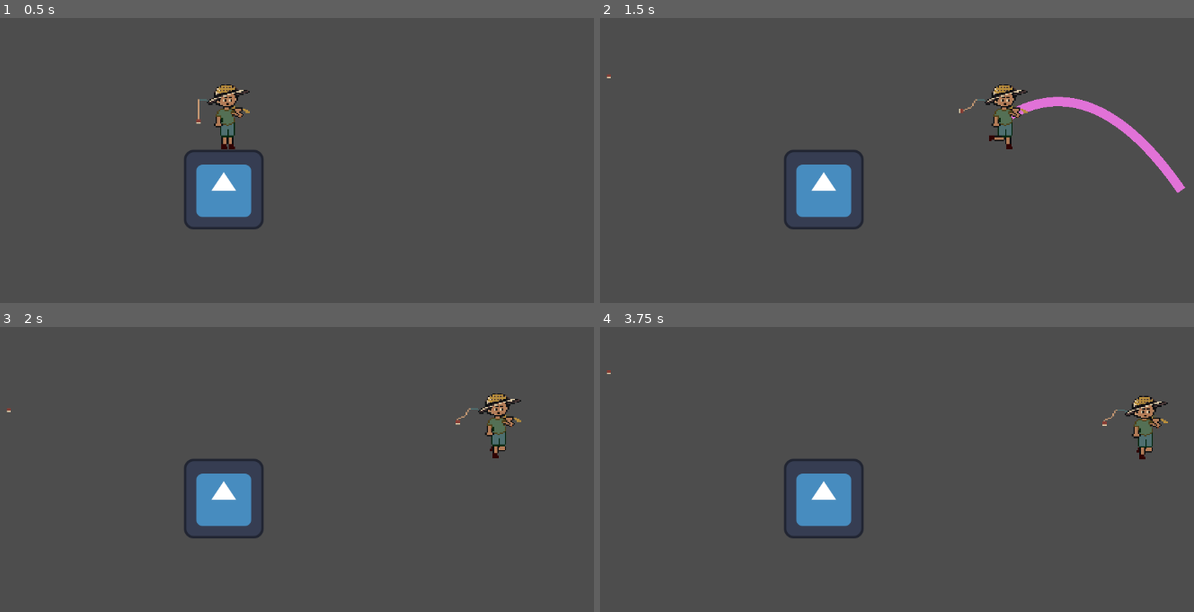
Above: before the commit, frames 1-4 (two rows, left to right).
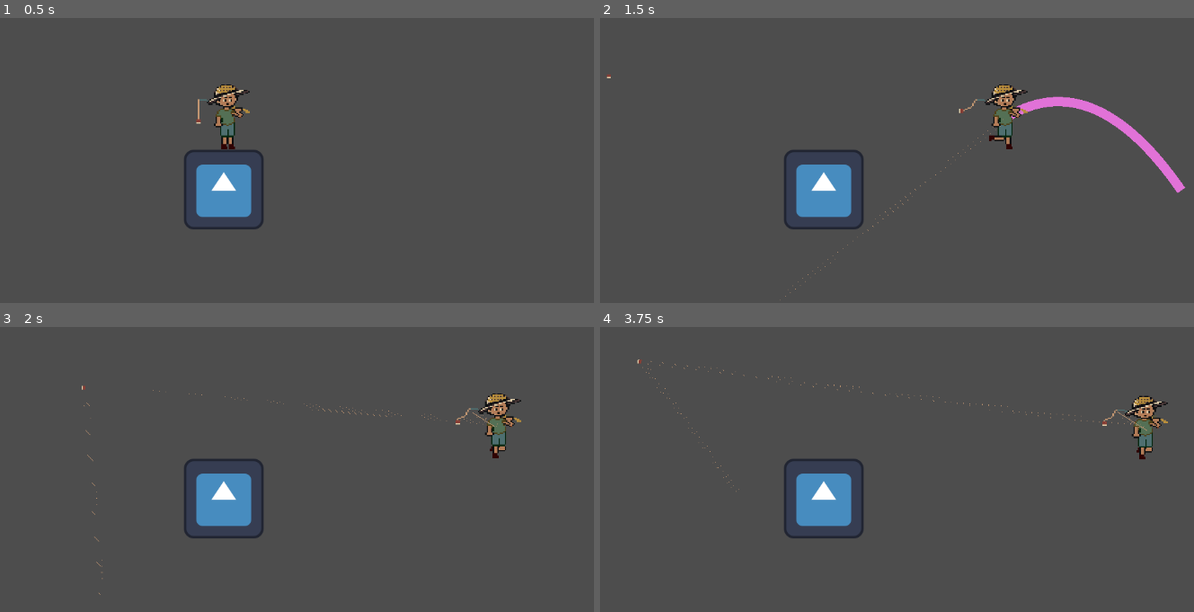
Above: after the commit, the same moments.

Repository: jordan-koichiro-johnson/fisherman_platformer
Game: Godot game, scene res://Scenes/main.tscn
Same seed, same stepped clock (60 frames per second), same inputs: the game is played once before the commit and once after it. The engine's default icon, where the game draws it, is replaced by a stand-in: a white triangle on a blue panel in a dark square.
Inputs:
- Up to frame 1 (0.5 s): no input
- Up to frame 2 (1.5 s): hold E (throw) 0.53-1.28 s; hold D (right) from 0.53 s (still down); tap 1 (addNode) at 1.35 s
- Up to frame 3 (2 s): keep holding D (right); tap E (throw) at 1.55 s
- Up to frame 4 (3.75 s): release D (right) at 2.03 s; hold A (left) 2.03-2.78 s; hold E (throw) 2.03-2.78 s; hold D (right) from 2.78 s (still down); tap 2 (throwNakedBall) at 2.85 s; tap E (throw) at 3.05 s; hold E (throw) from 3.53 s (still down)

Frame 1 is identical in both runs. In frame 2, less than 0.1% of the frame differs, in the area x 30-68%, y 35-100%; in frame 3, 0.1%; in frame 4, 0.1%, in the area x 1-93%, y 11-58%.
Error before the commit: Cannot call method 'get_child' on a null value. (res://Scenes/WholeRope.gd:22)

Commit message:
spawning
i can spawn things at the correct time. things to work on - don't spawn bob and ropestart on initiate

Diff:
--- a/Scenes/WholeRope.gd
+++ b/Scenes/WholeRope.gd
@@ -1,17 +1,17 @@
 extends Node2D
 @onready var Bob: Node2D = $"."
 @onready var IntervalScaleFactor = 0.03
-@onready var rope_start: RigidBody2D = $RopeStart
+@onready var rope_start: StaticBody2D = $"/root/main/Player/Line"
 @onready var rope_end: RigidBody2D = $bob
 @onready var packed_scene = load("res://Scenes/ropesegment.tscn")
-@onready var start_pin_joint: PinJoint2D = $RopeStart/PinJoint2D
-@onready var end_pin_joint: PinJoint2D = $bob/PinJoint2D
+@onready var start_pin_joint: PinJoint2D = $"/root/main/Player/Line/PinJoint2D"
+@onready var end_pin_joint: PinJoint2D = $RopeEnd/PinJoint2D
 @onready var rope_points_line: Array
 @onready var line_2d: Line2D = $Line2D
 @onready var rope_segments: Array
 @onready var raycast: Line2D = $"../raycast"
 @onready var rope_spawned = false
-@onready var player: CharacterBody2D = $Player
+@onready var player: CharacterBody2D = $"/root/main/Player"
 
 
 # Called when the node enters the scene tree for the first time.
@@ -19,7 +19,8 @@
 	pass
 
 func spawnRope():
-	var rope_starting_position = player.get_child(1).global_position
+	print(player)
+	var rope_starting_position = player.get_child(2).get_child(0).global_position
 	var rope_ending_position = player.global_position
 	print(raycast.length)
 	var distance = raycast.length
--- /dev/null
+++ b/Scenes/line.gd
@@ -0,0 +1,11 @@
+extends StaticBody2D
+@export var IndexInArray: int
+
+# Called when the node enters the scene tree for the first time.
+func _ready() -> void:
+	pass # Replace with function body.
+
+
+# Called every frame. 'delta' is the elapsed time since the previous frame.
+func _process(delta: float) -> void:
+	pass
--- a/Scenes/main.tscn
+++ b/Scenes/main.tscn
@@ -3,6 +3,7 @@
 [ext_resource type="Texture2D" uid="uid://dnfxjsmik1h5s" path="res://icon.svg" id="2_bo1nx"]
 [ext_resource type="Script" uid="uid://cobcxnqor6vdb" path="res://Scripts/player.gd" id="5_6bp64"]
 [ext_resource type="Script" uid="uid://7p5o7dmhfklb" path="res://Scenes/line_2d.gd" id="5_kry3j"]
+[ext_resource type="Script" uid="uid://c0k1jw4yv211x" path="res://Scenes/line.gd" id="6_21xkr"]
 [ext_resource type="Texture2D" uid="uid://qi3yhgus17te" path="res://assets/images/player/fisherman run.png" id="6_344ge"]
 [ext_resource type="Texture2D" uid="uid://o2j13cxswudb" path="res://assets/images/player/fisherman idle.png" id="7_ynf5e"]
 
@@ -161,7 +162,11 @@
 scale = Vector2(0.09999997, 0.09999997)
 collision_layer = 8
 collision_mask = 8
+script = ExtResource("6_21xkr")
 
 [node name="CollisionShape2D" type="CollisionShape2D" parent="Player/Line" unique_id=1862040263]
 position = Vector2(-47.00001, -29.000008)
 shape = SubResource("CircleShape2D_jjvhh")
+
+[node name="PinJoint2D" type="PinJoint2D" parent="Player/Line" unique_id=497344837]
+node_a = NodePath("..")
Not shown, added: Scenes/line.gd.uid
